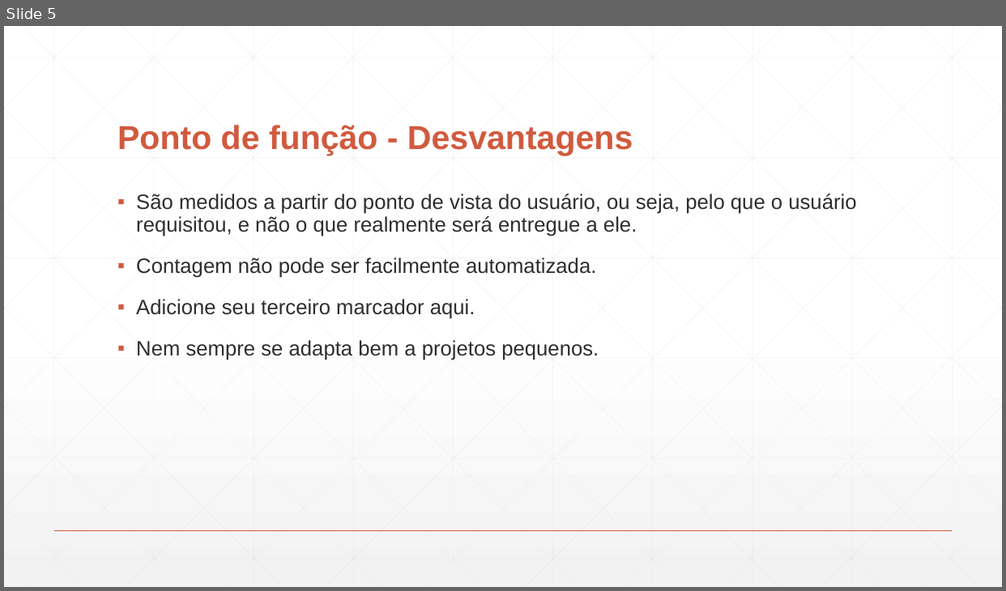
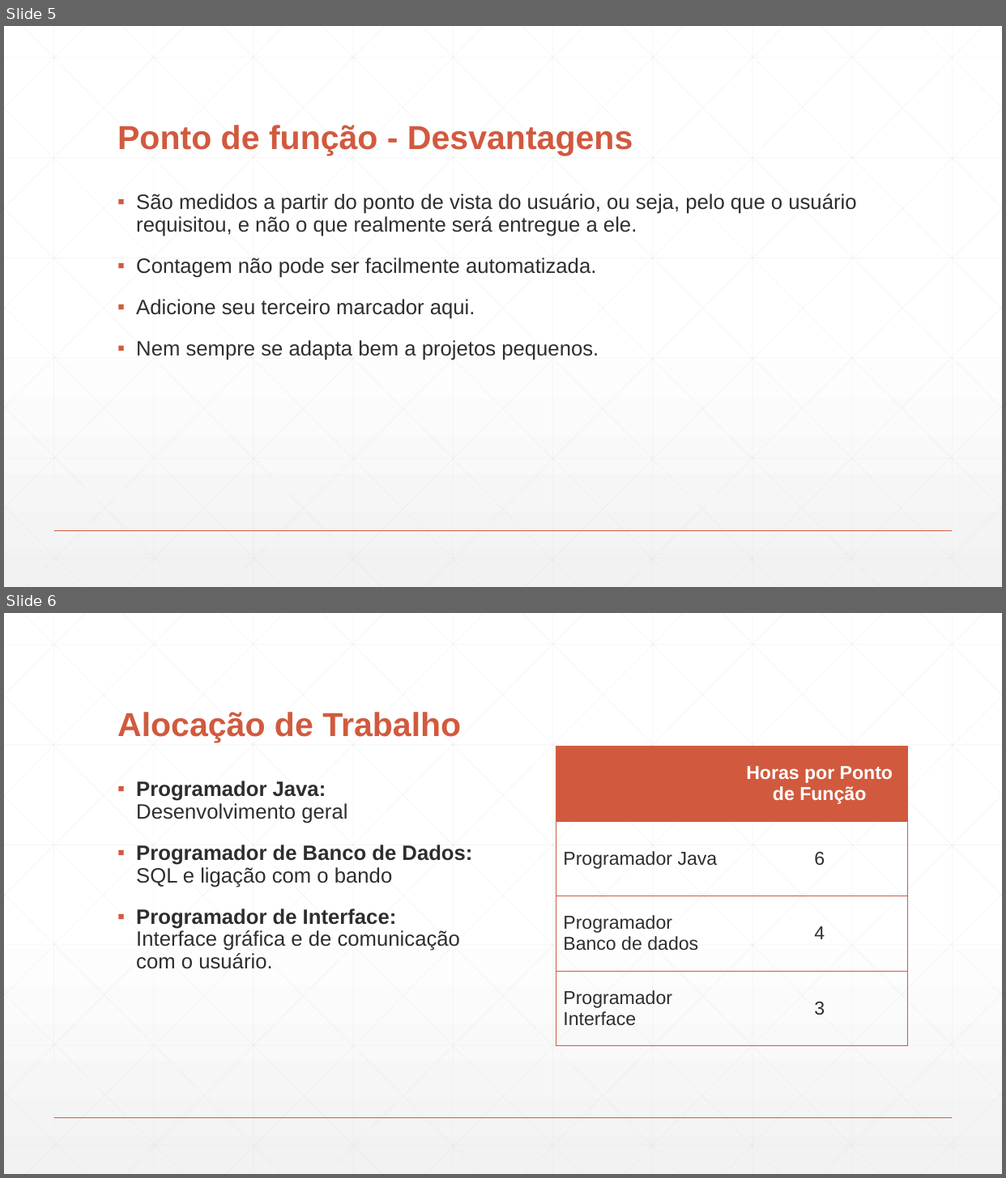
Before and after one commit to DudsNascimento/DuDente, a slide deck: Apresentação - Estimativas .pptx. Shown one above the other, each under a label of ours: slide 5 before the commit, slides 5 and 6 after it. The pictures are 1006x591 and 1006x1178 pixels, drawn with LibreOffice and Linux fonts; fonts in the diff are those of the drawing. Boxes give left, top, right and bottom in pixels: in the first picture for what was removed or moved away, otherwise in the second. Text is boxed around its words. In the diff, an @@ line names an element or a change of style, - is before the commit and + after.

Commit message:
Apresentação

```diff
--- a/Apresentação - Estimativas .pptx
+++ b/Apresentação - Estimativas .pptx
@@ slide 6 added at [4, 613, 1002, 1174], background gradient #FFFFFF to #F2F2F2; not listed: 47 template elements that a slide beside it also shows @@
@@ title added at [117, 712, 461, 743], 32 pt, text #D15A3E, bold @@
+Alocação de Trabalho
@@ table added at [556, 747, 908, 1046], 4 rows, 2 columns @@
+ | Horas por Ponto de Função
+Programador Java | 6
+Programador Banco de dados | 4
+Programador Interface | 3
@@ text added at [136, 781, 472, 969], 20 pt, text #2D2E2D @@
+▪ Programador Java: Desenvolvimento geral
+▪ Programador de Banco de Dados: SQL e ligação com o bando
+▪ Programador de Interface: Interface gráfica e de comunicação com o usuário.
```
Also in this commit, not shown: 6 other slides added.
